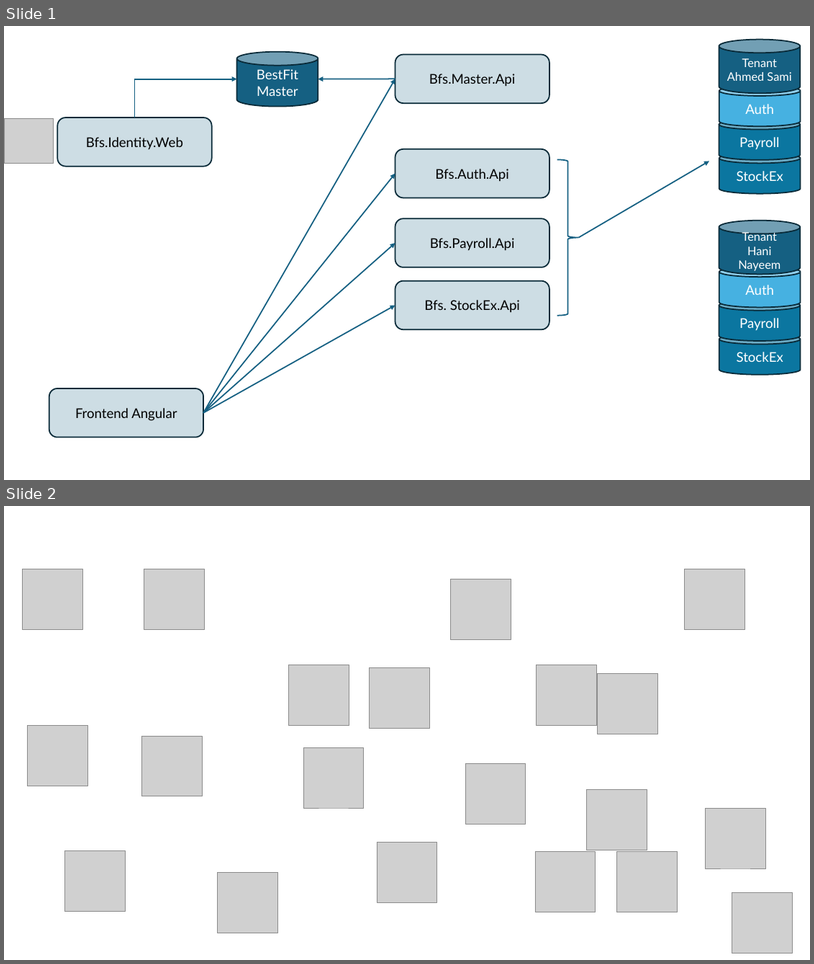
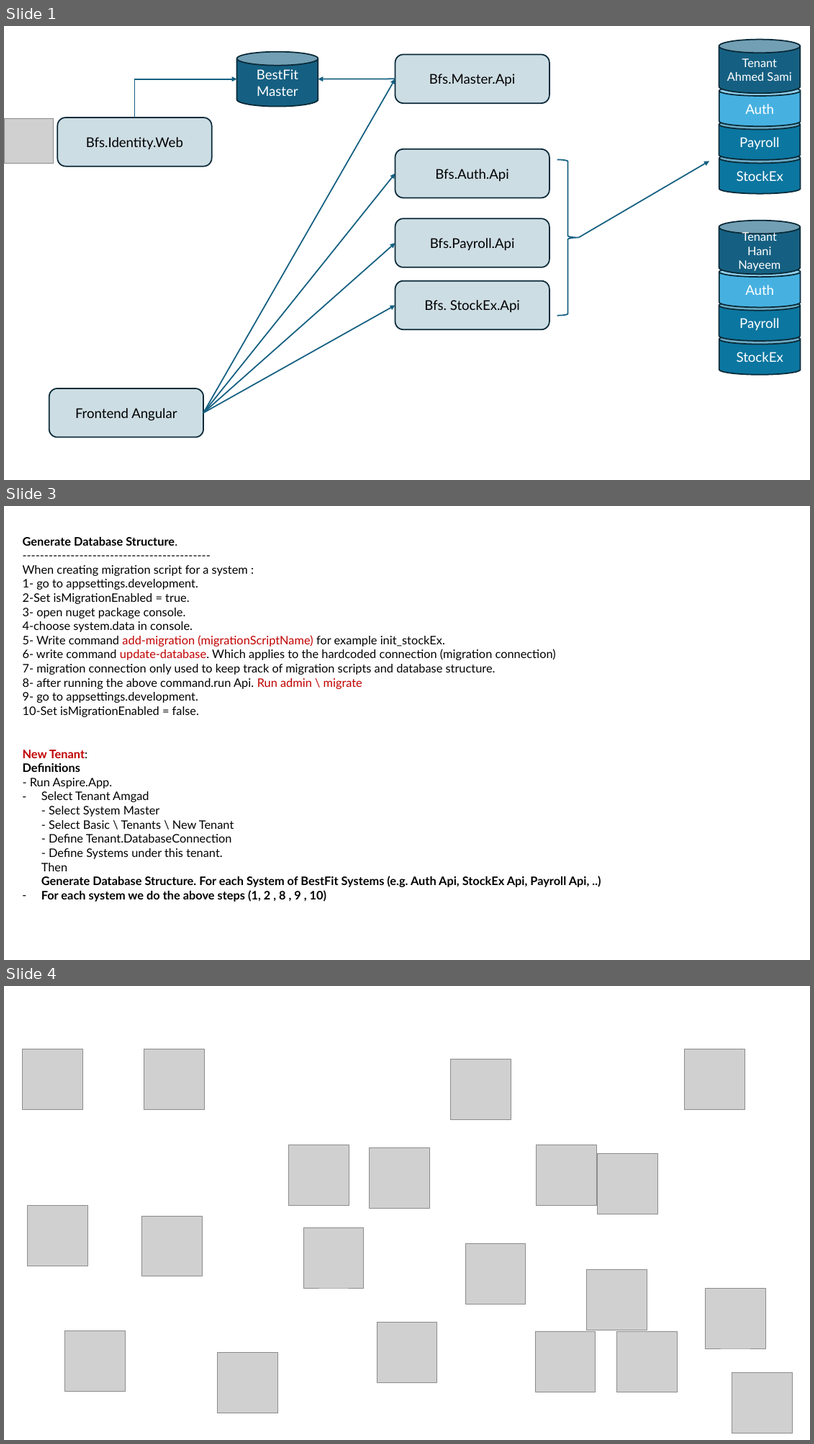
Before and after one commit to AlphaOmegaFirstLast/Bfs_V1, a slide deck: Admin/_Documents/Docs.pptx. Shown one above the other, each under a label of ours: slides 1 and 2 before the commit, slides 1, 3 and 4 after it; the slides between them are not shown. The pictures are 814x964 and 814x1444 pixels, drawn with LibreOffice and Linux fonts; fonts in the diff are those of the drawing; grey boxes stand for pictures. Boxes give left, top, right and bottom in pixels: in the first picture for what was removed or moved away, otherwise in the second. Text is boxed around its words. In the diff, an @@ line names an element or a change of style, - is before the commit and + after.

```diff
--- a/Admin/_Documents/Docs.pptx
+++ b/Admin/_Documents/Docs.pptx
@@ slide 3 added at (x1=4, y1=506, x2=810, y2=960), background #FFFFFF @@
@@ text added at (x1=23, y1=537, x2=556, y2=717), 14 pt, text #000000 @@
+Generate Database Structure.
+-------------------------------------------
+When creating migration script for a system :
+1- go to appsettings.development.
+2-Set isMigrationEnabled = true.
+3- open nuget package console.
+4-choose system.data in console.
+5- Write command add-migration (migrationScriptName) for example init_stockEx.
+6- write command update-database. Which applies to the hardcoded connection (migration connection)
+7- migration connection only used to keep track of migration scripts and database structure.
+8- after running the above command.run Api. Run admin \ migrate
+9- go to appsettings.development.
+10-Set isMigrationEnabled = false.
@@ text added at (x1=23, y1=749, x2=590, y2=901), 14 pt, text #000000, bold @@
+New Tenant:
+Definitions
+- Run Aspire.App.
+– Select Tenant Amgad
+  - Select System Master
+  - Select Basic \ Tenants \ New Tenant
+  - Define Tenant.DatabaseConnection
+  - Define Systems under this tenant.
+  Then
+  Generate Database Structure. For each System of BestFit Systems (e.g. Auth Api, StockEx Api, Payroll Api, ..)
+– For each system we do the above steps (1, 2 , 8 , 9 , 10)
@@ what was slide 2 is now slide 4 @@
```
Also in this commit, not shown: 1 other slide added, 6 other files.
